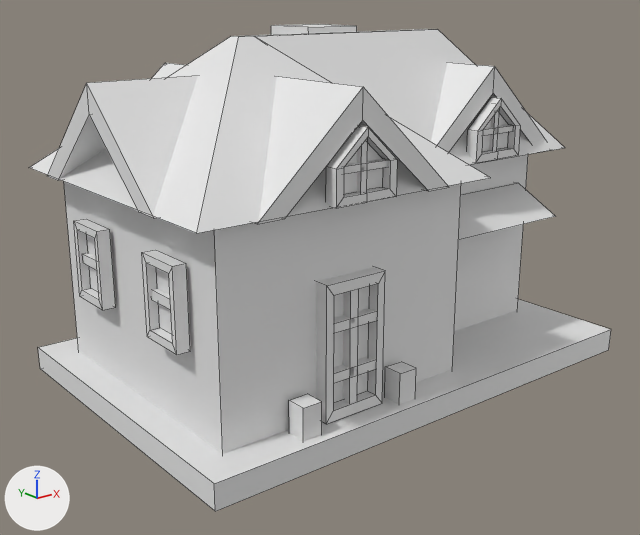
Before and after pictures for a commit that changed the FBX model assets/module_storm_sunder/FBX/Model/House/Build09.fbx.
Rendered twice from a camera (50 mm lens) standing at (-5.69, -6.64, 4.15) and looking at (0.22, 0.74, 1.19). Every picture has the same lights, and +X, +Y and +Z are marked at lower left. Mesh edges are drawn as thin lines. Where no turn or scale is listed for an object, it has been applied to the vertices. Vertices at the same position are counted once.

In view in the first picture: 'Building09'.
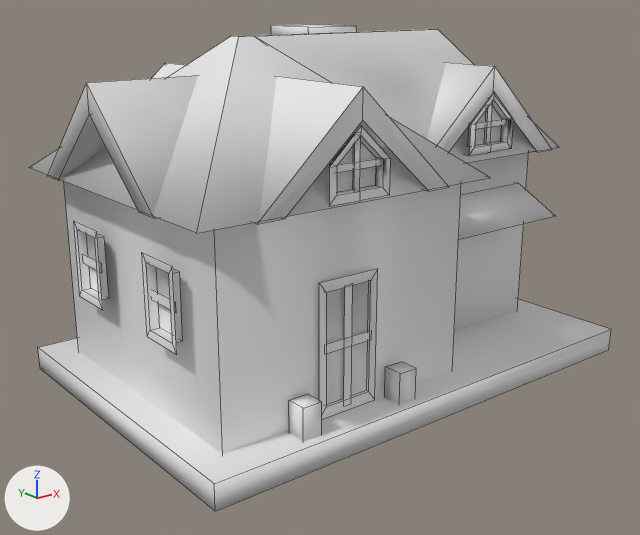
Boxes (x1, y1, x2, y2) around the edits, measured in the pictures (640 x 535 px):
part 1 of me_building09, rebuilt (14% narrower): before (326, 126, 397, 208); after (329, 126, 390, 206)
part 2 of me_building09, rebuilt (14% narrower): before (316, 267, 385, 424); after (319, 268, 378, 419)
part 3 of me_building09, rebuilt: before (357, 139, 368, 193); after (354, 137, 361, 191)
part 4 of me_building09, rebuilt: before (342, 289, 359, 404); after (344, 286, 353, 400)
part 5 of me_building09, rebuilt: before (344, 159, 387, 174); after (337, 158, 380, 172)
part 6 of me_building09, added: after (467, 92, 513, 156)
part 7 of me_building09, deleted: before (333, 357, 375, 383)
part 8 of me_building09, deleted: before (483, 125, 512, 136)
part 9 of me_building09, deleted: before (334, 308, 376, 333)
part 10 of me_building09, cut back: before (75, 29, 565, 355); after (255, 29, 559, 354)

What the commit changed:
me_building09 is used by ob_building09; location (0.0, 0.0, 0.0).
me_building09 had 277 vertices, 187 faces and spanned x -2.33..3.25, y -1.05..2.69, z 0.0..3.74.
me_building09 now has 241 vertices, 151 faces and spans x -2.33..3.25, y -1.05..2.69, z 0.0..3.74.
me_building09 part 1: the loose piece of 24 vertices spanning x -0.97..-0.26, y -0.95..-0.82, z 2.37..3.03 is rebuilt with 18 vertices and now spans x -0.97..-0.26, y -0.86..-0.76, z 2.37..3.03.
me_building09 part 2: the loose piece of 16 vertices spanning x -0.96..-0.26, y -0.83..-0.65, z 0.27..1.64 is rebuilt with 12 vertices and now spans x -0.96..-0.26, y -0.72..-0.68, z 0.27..1.64.
me_building09 part 3: the loose piece of 8 vertices spanning x -0.65..-0.58, y -0.91..-0.8, z 2.38..2.96 is rebuilt with 8 vertices and now spans x -0.65..-0.58, y -0.82, z 2.38..2.96.
me_building09 part 4: the loose piece of 8 vertices spanning x -0.66..-0.56, y -0.8..-0.63, z 0.32..1.54 is rebuilt with 4 vertices and now spans x -0.66..-0.56, y -0.71, z 0.32..1.54.
me_building09 part 5: the loose piece of 8 vertices spanning x -0.9..-0.32, y -0.91..-0.8, z 2.64..2.71 is rebuilt with 4 vertices and now spans x -0.9..-0.32, y -0.82, z 2.64..2.71.
me_building09 part 6: a new loose piece of 22 vertices spanning x 1.54..2.24, y -0.19..-0.05, z 2.43..3.09.
me_building09 part 7: the loose piece of 8 vertices spanning x -0.9..-0.32, y -0.8..-0.63, z 0.65..0.75 is deleted.
me_building09 part 8: the loose piece of 8 vertices spanning x 1.6..2.18, y -0.25..-0.14, z 2.64..2.71 is deleted.
me_building09 part 9: the loose piece of 8 vertices spanning x -0.9..-0.32, y -0.8..-0.63, z 1.15..1.25 is deleted.
Part 10, on me_building09:
48 vertices are removed from x -2.04..2.24, y -0.29..1.74, z 1.11..3.03.
35 faces are deleted.
2 vertices move from x 1.1..3.14, y -0.26, z 2.36 to x 1.1..3.14, y -0.18, z 2.36.
32 vertices are added at x -0.9..2.18, y -0.71..-0.04, z 0.93..3.03.
5 new faces join them.
me_building09 part 11: the surface is now shaded smooth.
